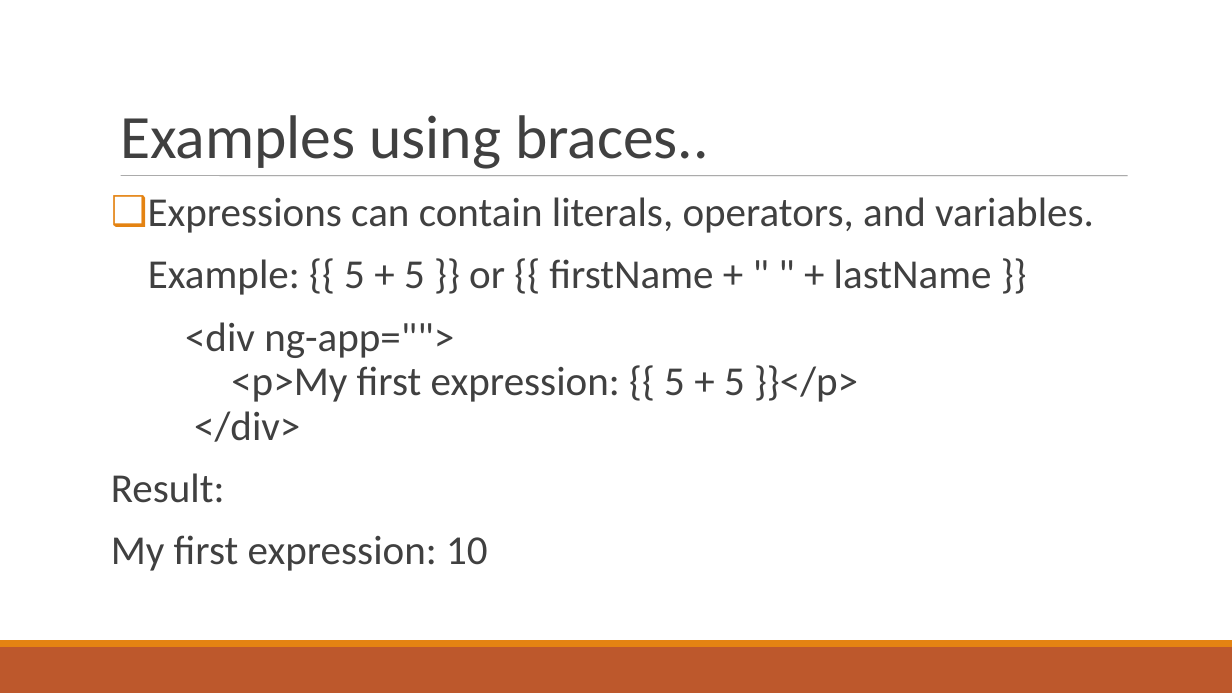
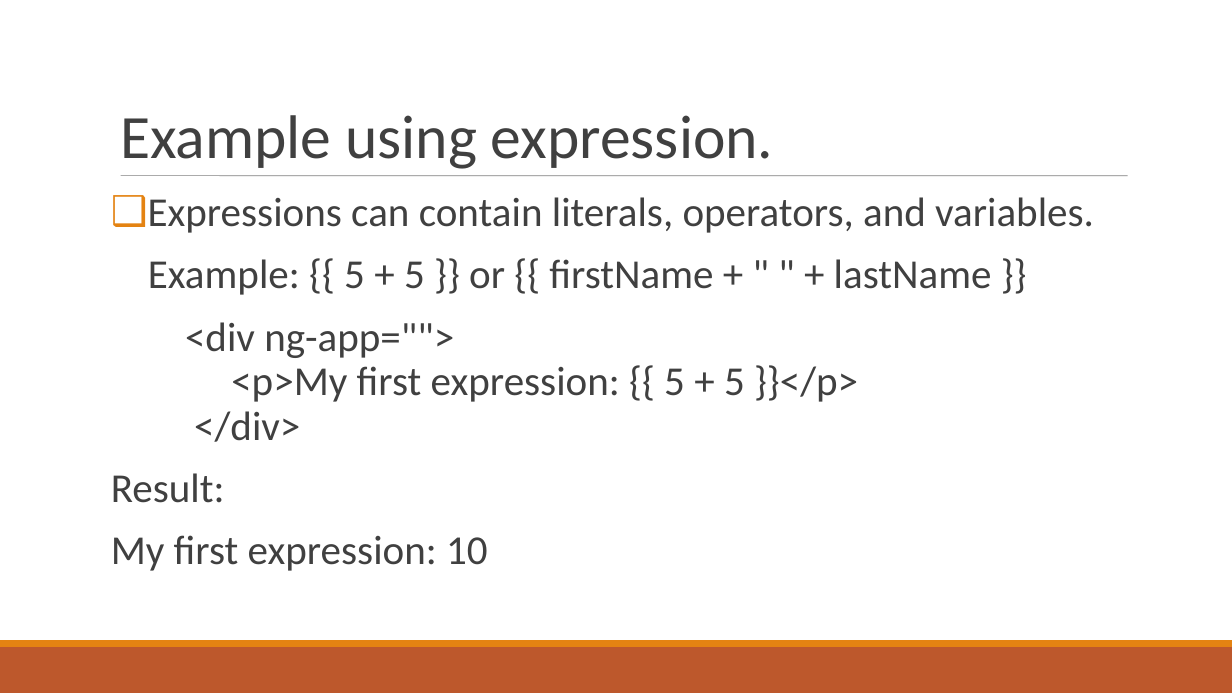
Before and after one commit to AMURTHAInfo/edu, a slide deck: slide 15 of Videos/angular.ppt (slide 12 before the commit). Drawn at 1232x693 pixels with LibreOffice and Linux fonts; fonts in the diff are those of the drawing. Boxes give left, top, right and bottom in pixels: in the first picture for what was removed or moved away, otherwise in the second. Text is boxed around its words. In the diff, an @@ line names an element or a change of style, - is before the commit and + after.

```diff
--- a/Videos/angular.ppt
+++ b/Videos/angular.ppt
@@ title at (x1=120, y1=115, x2=773, y2=169): text changed @@
-Examples using braces..
+Example using expression.
```
Also in this commit, not shown: 14 other slides changed, 4 slides added, 3 slides removed, 4 other files.
